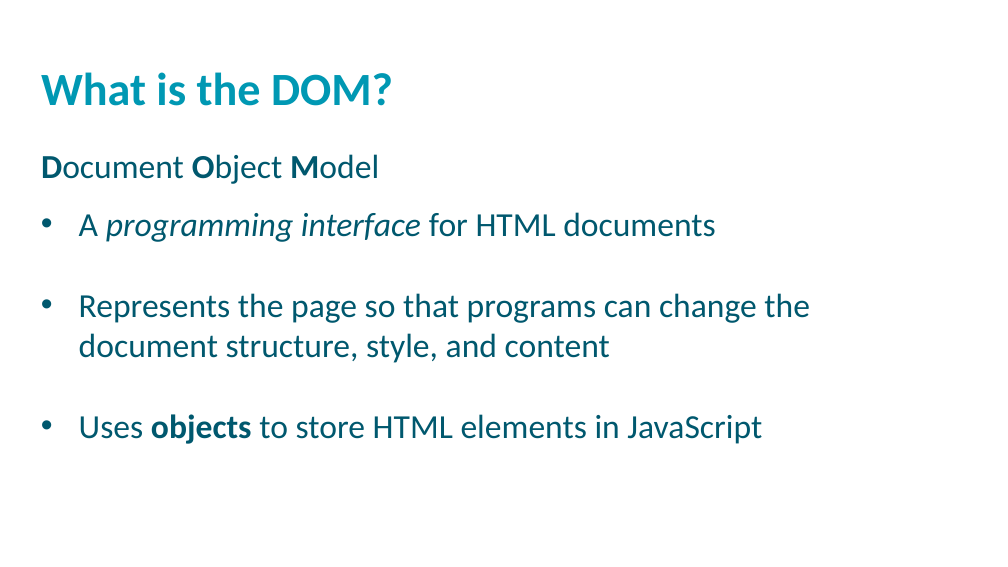
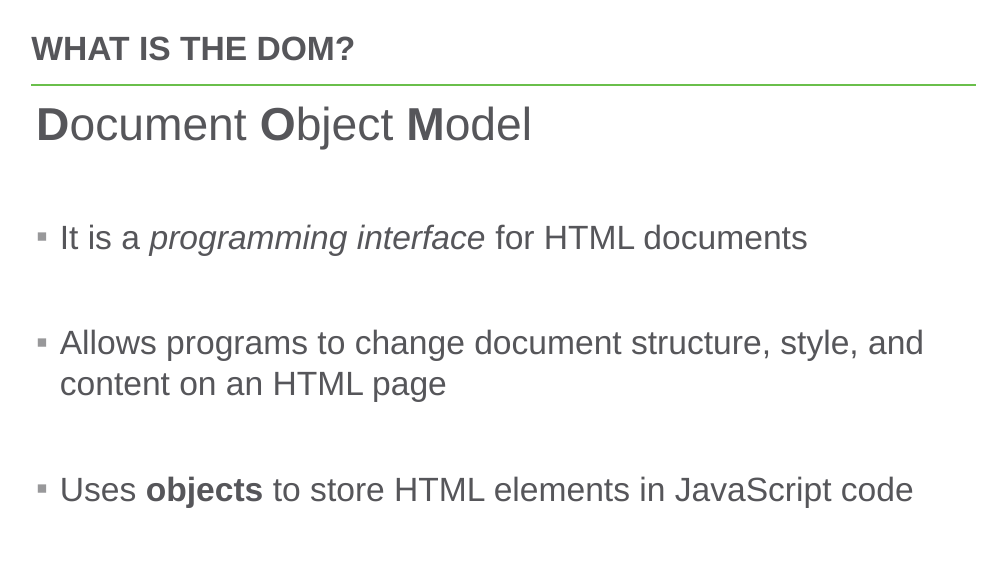
Before and after one commit to hytechclub/web-102, a slide deck: slide 5 of Week06/DomManipulationIntro.pptx. Drawn at 1008x567 pixels with LibreOffice and Linux fonts; fonts in the diff are those of the drawing; background and template pictures are left out. Boxes give left, top, right and bottom in pixels: in the first picture for what was removed or moved away, otherwise in the second. Text is boxed around its words. In the diff, an @@ line names an element or a change of style, - is before the commit and + after.

```diff
--- a/Week06/DomManipulationIntro.pptx
+++ b/Week06/DomManipulationIntro.pptx
@@ title "WHAT IS THE DOM?" at (31,36,356,61): vertical alignment top to middle @@
@@ title at (31,36,356,61): text changed; size 44 to 32 pt; font Calibri to Arial; text colour #0098B2 to #56565A @@
-What is the DOM?
+WHAT IS THE DOM?
@@ line added from (32, 85) to (977, 85), #54C8E8 2.25 pt @@
@@ text at (36,106,924,508): text changed; font Calibri to Arial; text colour #00586E to #56565A @@
-• A programming interface for HTML documents
-• Represents the page so that programs can change the document structure, style, and content
-• Uses objects to store HTML elements in JavaScript
+Document Object Model
+▪ It is a programming interface for HTML documents
+▪ Allows programs to change document structure, style, and content on an HTML page
+▪ Uses objects to store HTML elements in JavaScript code
@@ text removed at (41,154,379,184) @@
-Document Object Model
```
Also in this commit, not shown: 8 other slides changed, 1 slide added, 1 slide removed, 2 other files.
